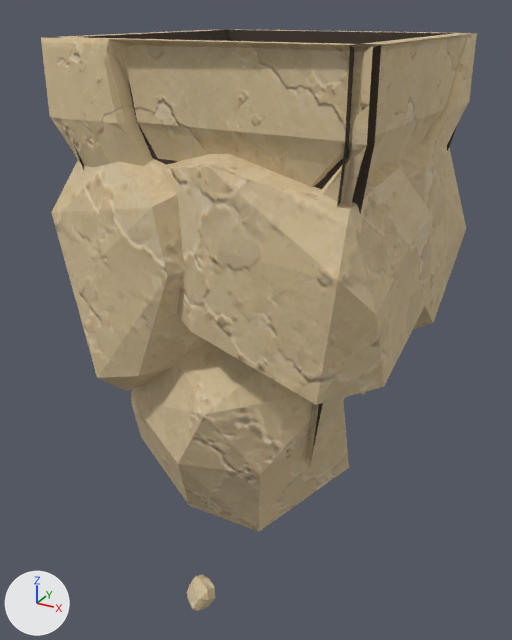
The glTF model assets/custom/models/ground_modules/ground_bottom_square_island_08.glb: old version first, new version second.
The view is the same before and after, from a 50 mm lens placed at (1.59, -1.62, 1.08), pointed at (0.44, 0.48, 0.03). Every picture has the same lights, and +X, +Y and +Z are marked at lower left. The first picture is the older version. Vertices at exactly the same position are counted once.

Objects in the first picture: 'GroundBottomSquareIsland08_Body'.
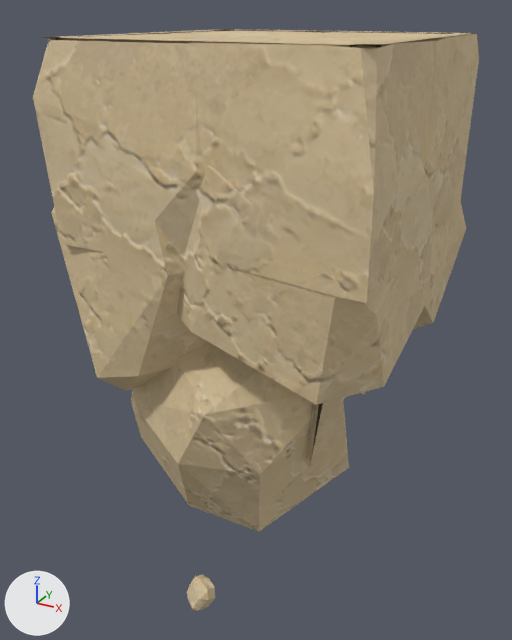
Where the change shows, as pixel boxes [x1, y1, x2, y2] in the pictures (512 x 640 px):
'GroundBottomSquareIsland08_Body', reshaped: before [41, 29, 477, 611]; after [33, 29, 479, 611]
part 1 of me_groundbottomsquareisland08_bodymesh, added (beige): after [33, 33, 288, 258]
part 2 of me_groundbottomsquareisland08_bodymesh, added (beige): after [189, 36, 434, 303]
part 3 of me_groundbottomsquareisland08_bodymesh, built on: before [41, 33, 477, 167]; after [169, 31, 479, 237]

Patch to the scene script:
```diff
--- a/assets/custom/models/ground_modules/ground_bottom_square_island_08.glb.py
+++ b/assets/custom/models/ground_modules/ground_bottom_square_island_08.glb.py
@@ me_groundbottomsquareisland08_bodymesh @@
 # used by ob_groundbottomsquareisland08_body; location = (0.0, 0.0, 0.0)
-me_groundbottomsquareisland08_bodymesh.from_pydata(...)  # 1797 vertices, 3432 faces; spans x -0.04..1.04, y -0.04..1.04, z -0.97..1.0
+me_groundbottomsquareisland08_bodymesh.from_pydata(...)  # 1556 vertices, 2770 faces; spans x -0.04..1.04, y -0.04..1.04, z -0.97..1.0
+# me_groundbottomsquareisland08_bodymesh part 1: a new loose piece of 27 vertices spanning x -0.04..0.76, y -0.04..0.62, z 0.4..1.0, in mat_sandstone_plate_15_003
+# me_groundbottomsquareisland08_bodymesh part 2: a new loose piece of 27 vertices spanning x 0.31..1.04, y -0.04..0.62, z 0.4..1.0, in mat_sandstone_plate_15_003
+# me_groundbottomsquareisland08_bodymesh part 3: 23 vertices moved within x -0.01..0.98, y -0.01..1.0, z 0.78; 348 vertices removed from x -0.01..1.01, y -0.01..1.0, z 0.78..1.0; 53 vertices added at x -0.04..1.04, y 0.27..1.04, z 0.4..1.0
 me_groundbottomsquareisland08_bodymesh.materials.append(mat_sandstone_plate_1_007)
```
